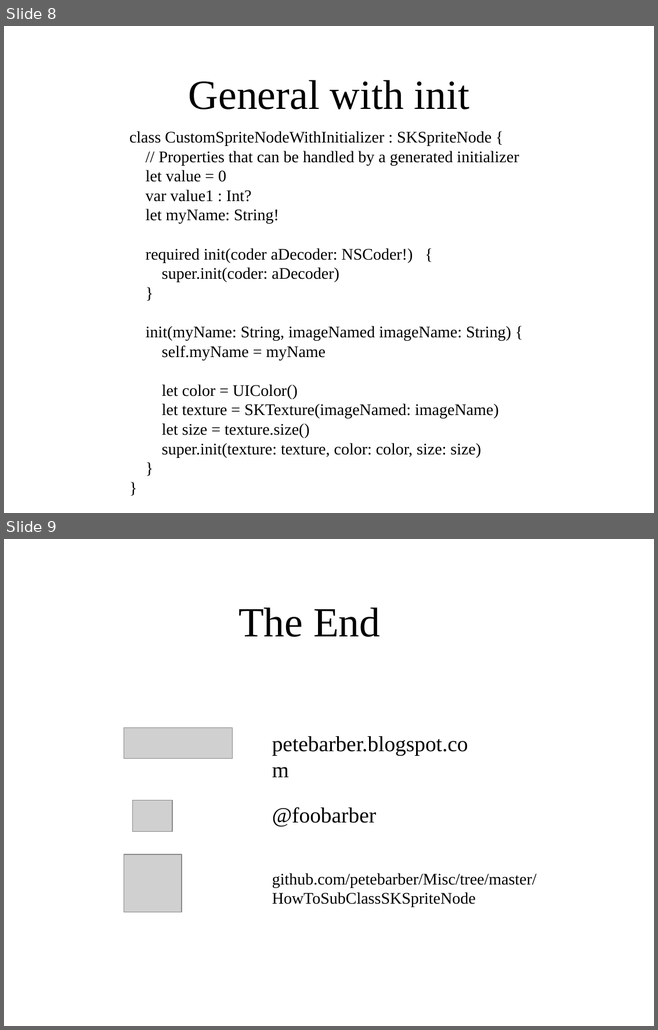
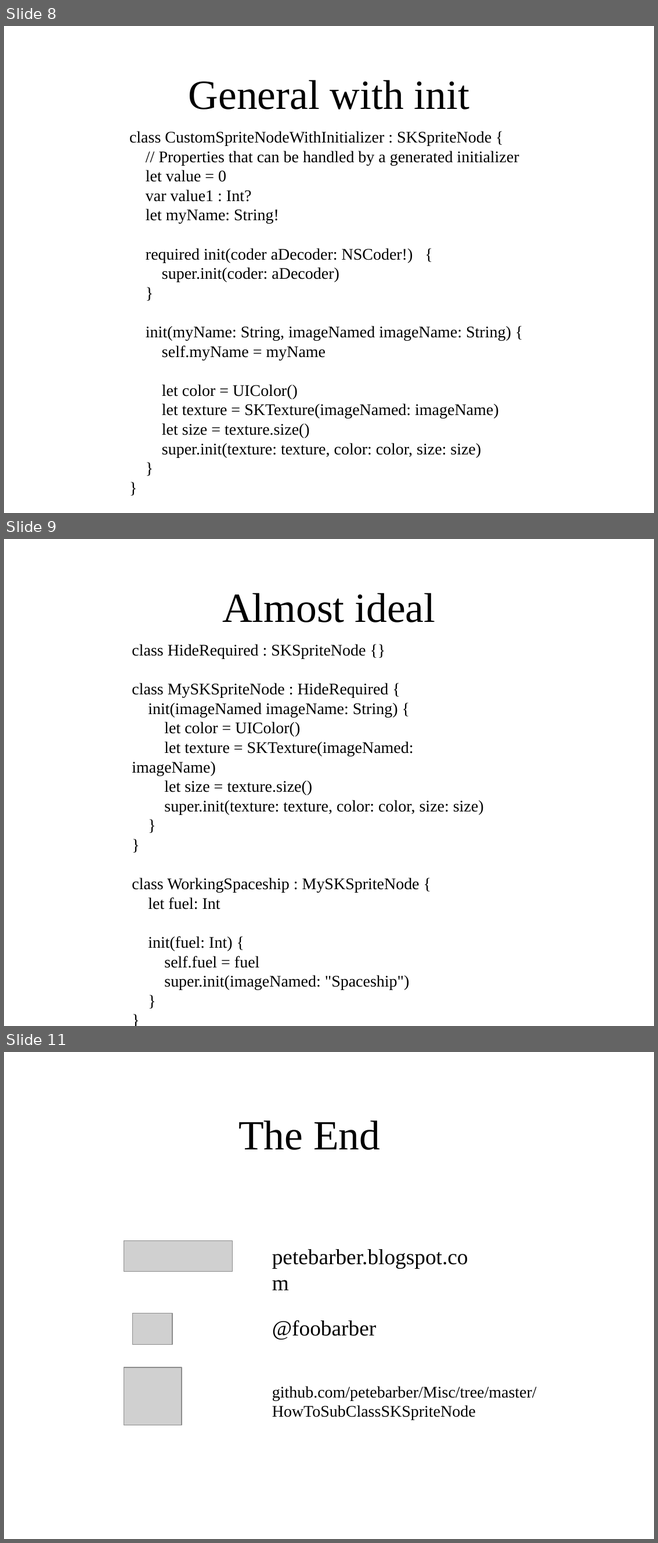
Before and after one commit to petebarber/Misc, a slide deck: HowToSubClassSKSpriteNode/How to subclass SKSpriteNode.pptx. Shown one above the other, each under a label of ours: slides 8 and 9 before the commit, slides 8, 9 and 11 after it; the slides between them are not shown. The pictures are 658x1030 and 658x1543 pixels, drawn with LibreOffice and Linux fonts; fonts in the diff are those of the drawing; grey boxes stand for pictures; background and template pictures are left out. Boxes give left, top, right and bottom in pixels: in the first picture for what was removed or moved away, otherwise in the second. Text is boxed around its words. In the diff, an @@ line names an element or a change of style, - is before the commit and + after.

```diff
--- a/HowToSubClassSKSpriteNode/How to subclass SKSpriteNode.pptx
+++ b/HowToSubClassSKSpriteNode/How to subclass SKSpriteNode.pptx
@@ slide 9 added at [4,539,654,1026], background picture (left out) @@
@@ title added at [222,593,436,623], 46 pt, text #000000 @@
+Almost ideal
@@ text added at [132,644,484,990], 18 pt, text #000000 @@
+class HideRequired : SKSpriteNode {}
+class MySKSpriteNode : HideRequired {
+init(imageNamed imageName: String) {
+let color = UIColor()
+let texture = SKTexture(imageNamed: imageName)
+let size = texture.size()
+super.init(texture: texture, color: color, size: size)
+}
+}
+class WorkingSpaceship : MySKSpriteNode {
+let fuel: Int
+init(fuel: Int) {
+self.fuel = fuel
+super.init(imageNamed: "Spaceship")
+}
+}
@@ what was slide 9 is now slide 11 @@
```
Also in this commit, not shown: 2 slides changed, 2 other slides added, 1 slide removed, 7 other files.
